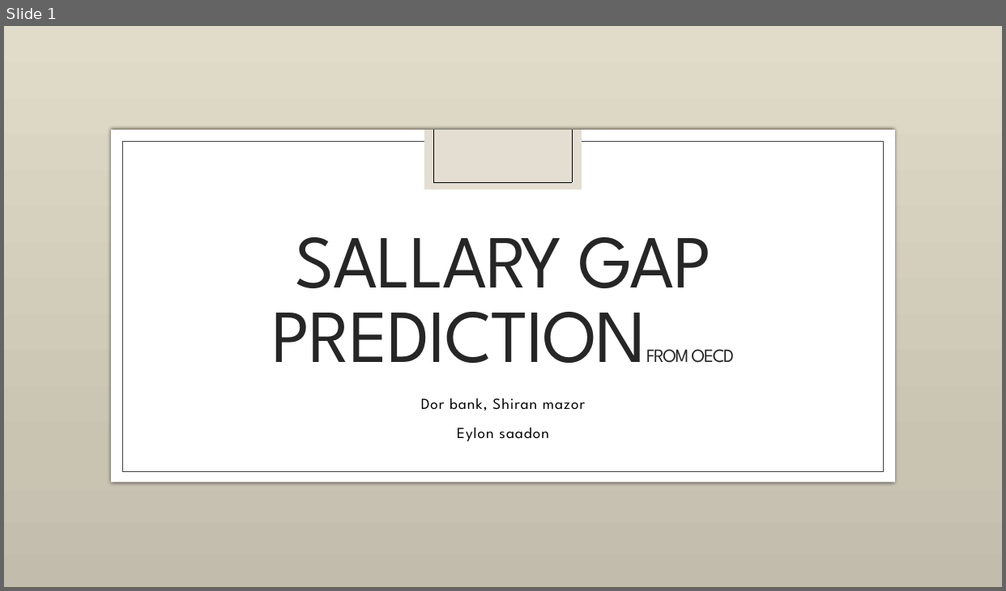
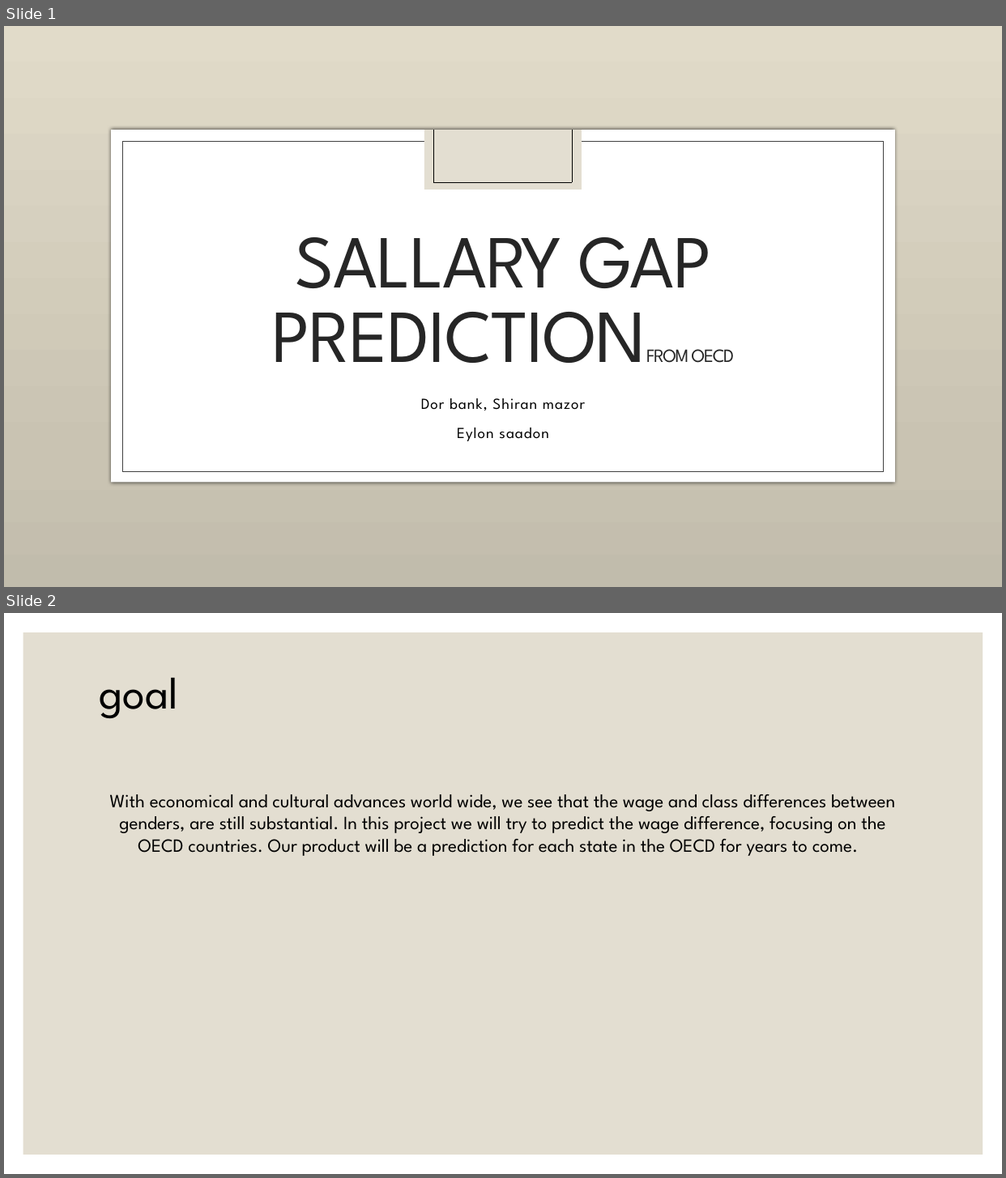
Before and after one commit to EylonSaadon/DataScienceWorkShop, a slide deck: Sallary gap predictionfrom OECD.pptx. Shown one above the other, each under a label of ours: slide 1 before the commit, slides 1 and 2 after it. The pictures are 1006x591 and 1006x1178 pixels, drawn with LibreOffice and Linux fonts; fonts in the diff are those of the drawing; background and template pictures are left out. Boxes give left, top, right and bottom in pixels: in the first picture for what was removed or moved away, otherwise in the second. Text is boxed around its words. In the diff, an @@ line names an element or a change of style, - is before the commit and + after.

```diff
--- a/Sallary gap predictionfrom OECD.pptx
+++ b/Sallary gap predictionfrom OECD.pptx
@@ slide 2 added at bbox=[4, 613, 1002, 1174], background #FFFFFF @@
@@ rectangle added at bbox=[23, 632, 983, 1155], fill #E3DED1 @@
@@ title added at bbox=[99, 678, 178, 718], 43.2 pt, text #000000 @@
+goal
@@ text added at bbox=[110, 794, 895, 856], 18 pt, text #000000 @@
+With economical and cultural advances world wide, we see that the wage and class differences between genders, are still substantial. In this project we will try to predict the wage difference, focusing on the OECD countries. Our product will be a prediction for each state in the OECD for years to come.
```
Also in this commit, not shown: 3 slides changed, 1 slide removed.
